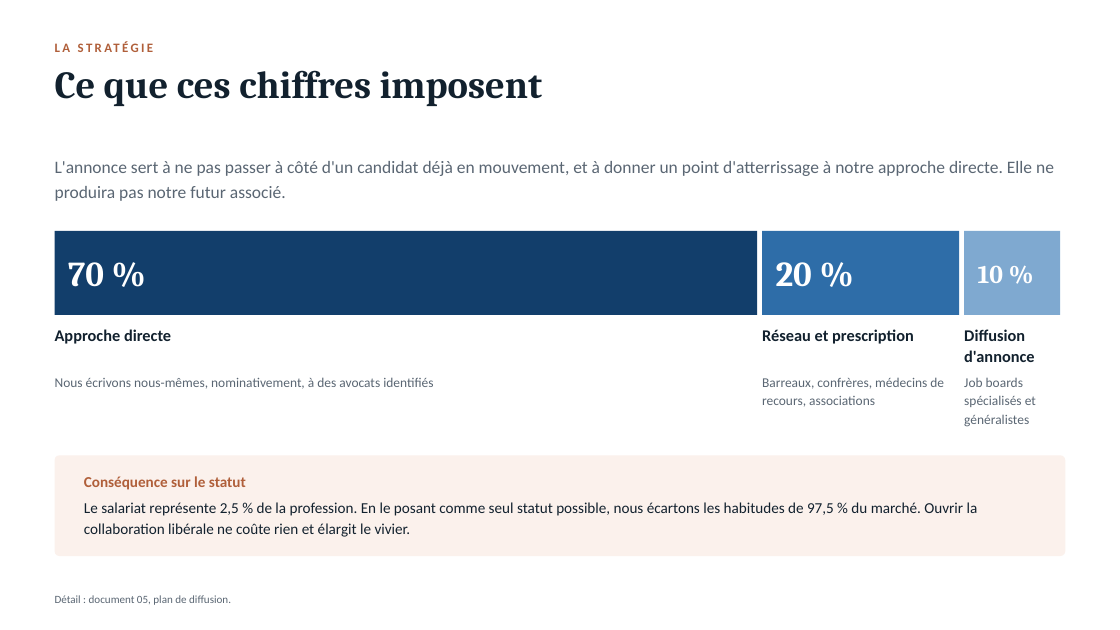
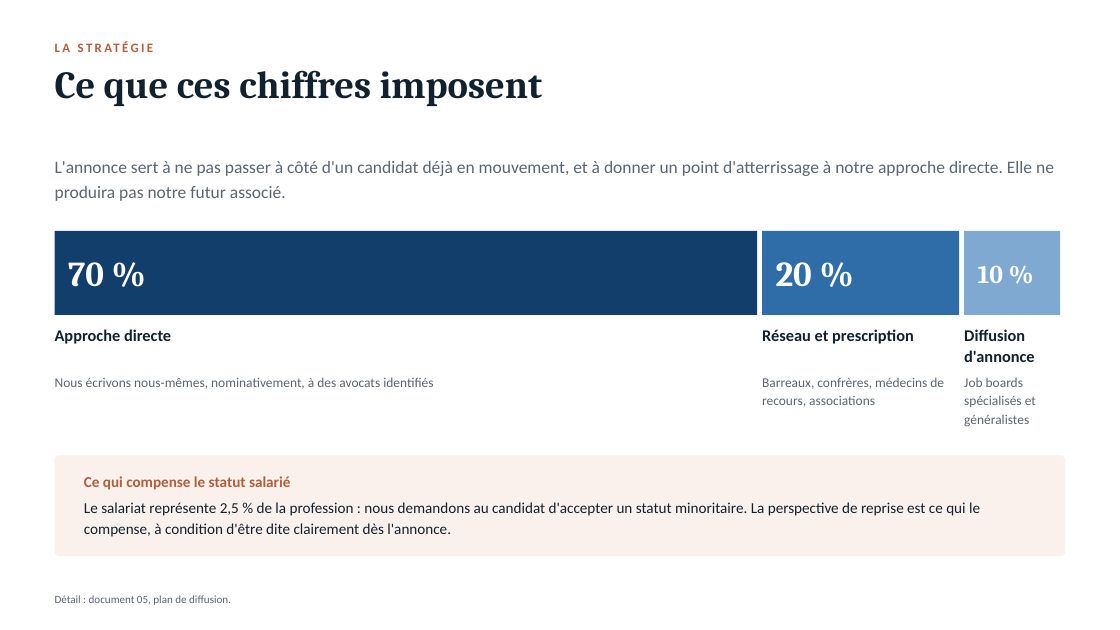
Before and after one commit to levygr/Recrutement, a slide deck: slide 5 of Plan-de-recrutement-presentation.pptx (slide 4 before the commit). Drawn at 1120x630 pixels with LibreOffice and Linux fonts; fonts in the diff are those of the drawing. Boxes give left, top, right and bottom in pixels: in the first picture for what was removed or moved away, otherwise in the second. Text is boxed around its words. In the diff, an @@ line names an element or a change of style, - is before the commit and + after.

```diff
--- a/Plan-de-recrutement-presentation.pptx
+++ b/Plan-de-recrutement-presentation.pptx
@@ text at bbox=[84, 476, 290, 490]: text changed @@
-Conséquence sur le statut
+Ce qui compense le statut salarié
@@ text at bbox=[84, 502, 980, 537]: text changed @@
-Le salariat représente 2,5 % de la profession. En le posant comme seul statut possible, nous écartons les habitudes de 97,5 % du marché. Ouvrir la collaboration libérale ne coûte rien et élargit le vivier.
+Le salariat représente 2,5 % de la profession : nous demandons au candidat d'accepter un statut minoritaire. La perspective de reprise est ce qui le compense, à condition d'être dite clairement dès l'annonce.
```
Also in this commit, not shown: 7 other slides changed, 3 slides added, 2 slides removed, 11 other files.
